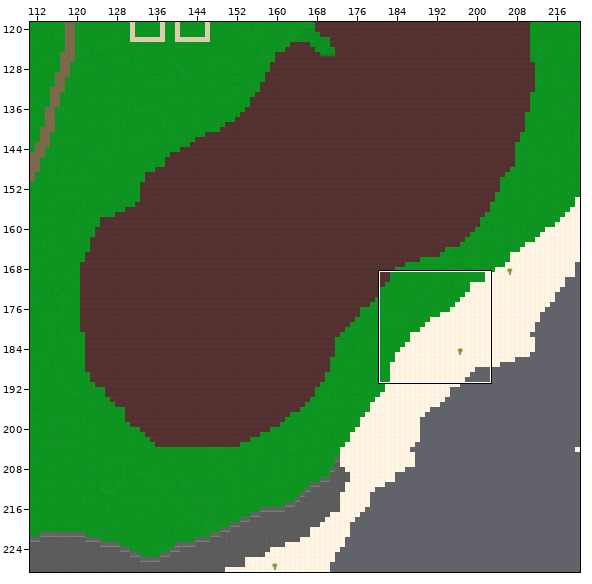
Level history. Tiled map: Assets/Tilemaps/Island Test.tmx. The first picture is a wide view before the edit; the outline marks the close-up.
Close-up. Before the edit:
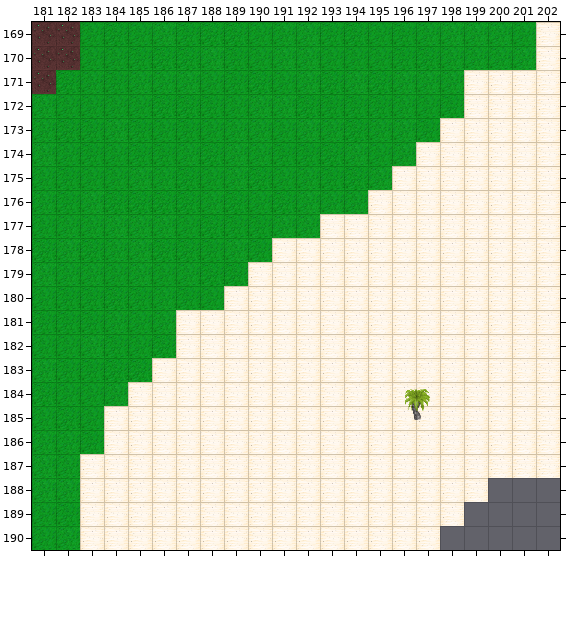
Cells are 32x32 px. Shown: x 181..202, y 169..190. The commit also changed other parts of the map, which this record leaves out.
New version:
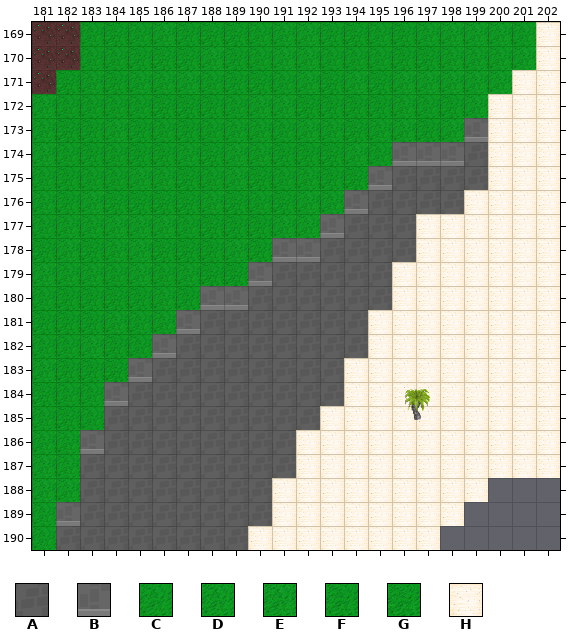
Key: from "RPGpack_sheet": A 579, B 710; from "grass_variation": C 0 "grass_noise1", D 1 "grass_noise2", E 2 "grass_noise3", F 3 "grass_noise4", G 4 "grass_noise5"; from "sand": H 0.
_ is an empty cell.
Edits made:
Layer "Tile Layer 1":
The edit turns tile E into tile A in row 190 at x 182.
The edit turns tile H into tile A in row 174 at x 199; in row 175 at x 196 to 199; in row 176 at x 195 to 198; in row 177 at x 194 to 196; in row 178 at x 193 to 196; in row 179 at x 191 to 195.
The edit turns tile H into tile A in row 180 at x 190 to 195; in row 181 at x 188 to 194; in row 182 at x 187 to 194; in row 183 at x 186 to 193; in row 184 at x 185 to 193; in row 185 at x 184 to 192.
The edit turns tile H into tile A in row 186 at x 184 to 191; in row 187 at x 183 to 191; in rows 188 to 189 at x 183 to 190; in row 190 at x 183 to 189.
The edit turns tile C into tile B in row 180 at x 188.
The edit turns tile D into tile B in row 176 at x 194.
The edit turns tile E into tile B in row 174 at x 196; in row 175 at x 195; in row 184 at x 184.
The edit turns tile F into tile B in row 186 at x 183; in row 189 at x 182.
The edit turns tile G into tile B in row 182 at x 186; in row 183 at x 185.
The edit turns tile H into tile B in row 173 at x 199; in row 174 at x 197 to 198; in row 177 at x 193; in row 178 at x 191 to 192; in row 179 at x 190; in row 180 at x 189.
The edit turns tile H into tile B in row 181 at x 187.
The edit turns tile H into tile E in row 171 at x 199 to 200; in row 172 at x 199; in row 173 at x 198.
Pixel boxes of the changes (left, top, right, bottom) in both close-ups:
changed: (56, 70, 512, 550)
